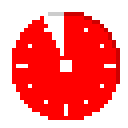
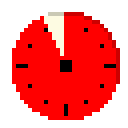
Before/after of a 128 x 128 layered artwork. What changed in the layer stack:
added layer "Layer 4" above "Layer 1" over 16, 12, 116, 116
